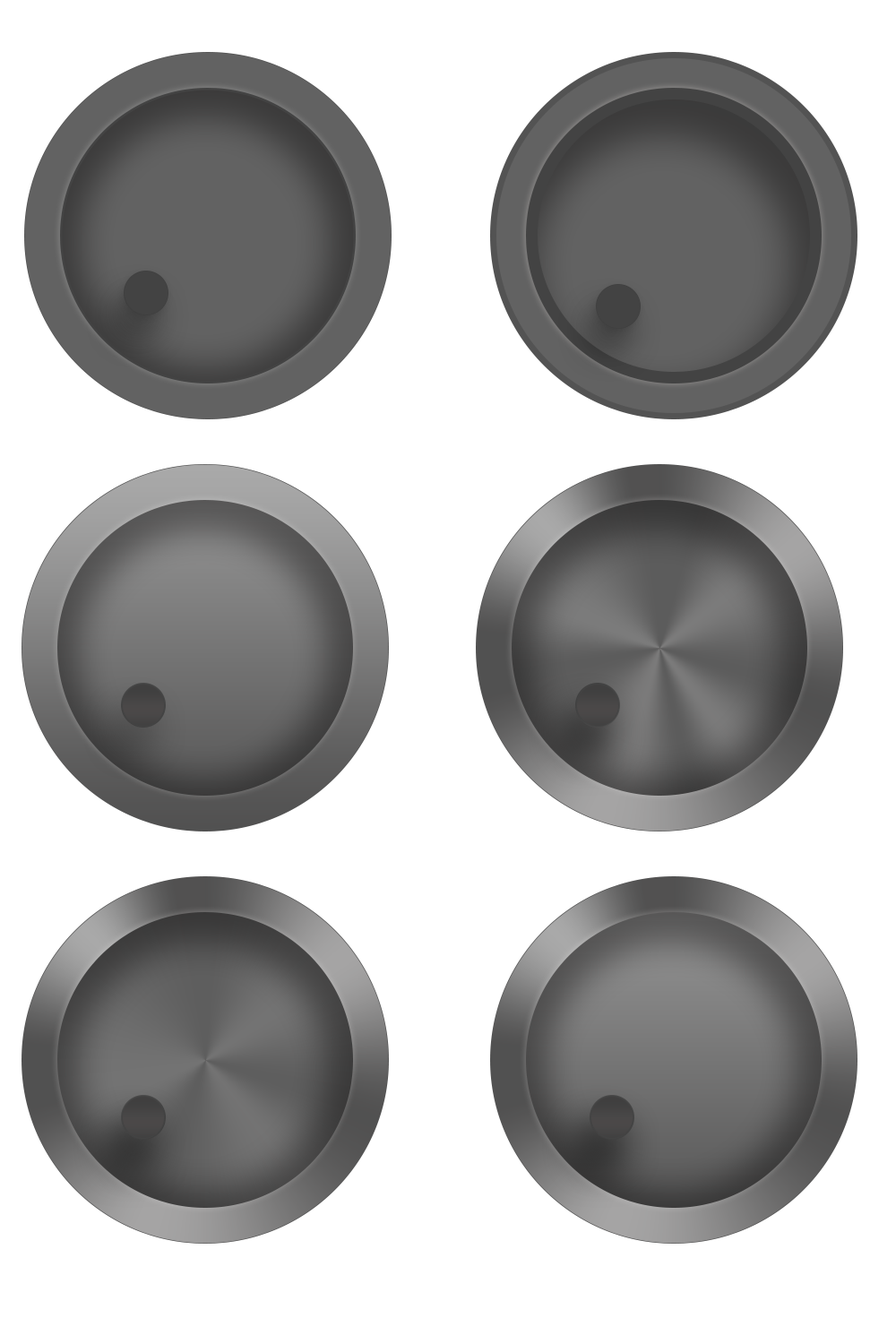
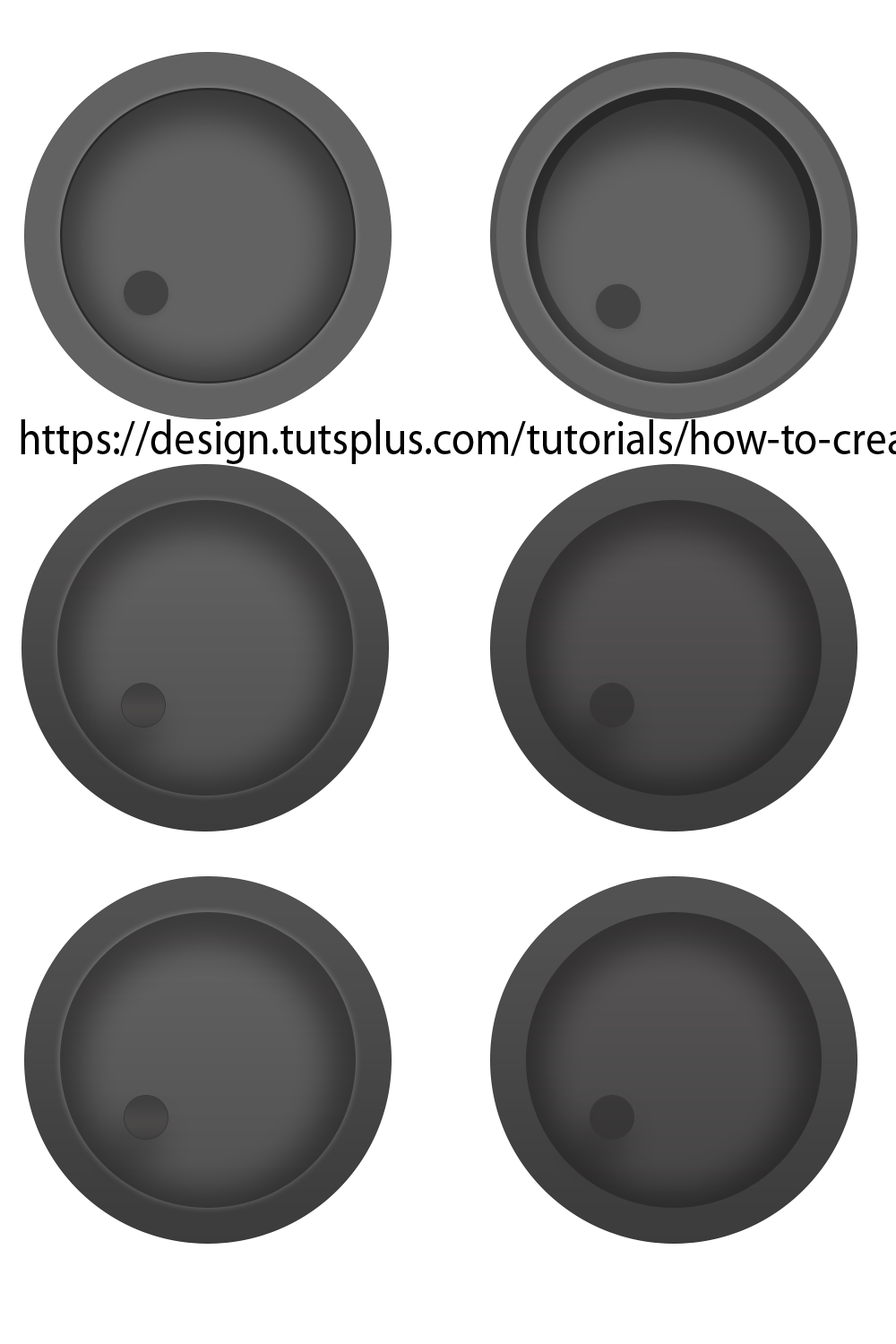
Layers edited between the first and the second w=896, h=1344 image:
painted on "Ellips 2" (3rd of 9, in "Oildrum3") over (57, 499, 353, 796)
added layer "https://design.tutsplus.com/tutorials/how-to-create-a-rusty-tex" above "Levels 1" over (20, 419, 896, 464)
added group "Oildrum3 copy 3" with 3 layers above "Oildrum3 copy" over (489, 875, 858, 1244)
added layer "Ellips 2" (4th of 9, in "Oildrum3 copy 3") in group "Oildrum3 copy 3" over (525, 911, 822, 1208)
added layer "Ellips 1" (4th of 9, in "Oildrum3 copy 3") in group "Oildrum3 copy 3" over (489, 875, 858, 1244)
added group "Oildrum3 copy" with 3 layers above "Oildrum3 copy 2" over (489, 463, 858, 832)
added layer "Ellips 2" (5th of 9, in "Oildrum3 copy") in group "Oildrum3 copy" over (525, 499, 822, 796)
added layer "Ellips 1" (5th of 9, in "Oildrum3 copy") in group "Oildrum3 copy" over (489, 463, 858, 832)
added group "Oildrum3 copy 2" with 3 layers above "Oildrum4" over (24, 875, 392, 1244)
added layer "Ellips 2" (6th of 9, in "Oildrum3 copy 2") in group "Oildrum3 copy 2" over (60, 911, 356, 1208)
added layer "Ellips 1" (6th of 9, in "Oildrum3 copy 2") in group "Oildrum3 copy 2" over (24, 875, 392, 1244)
hid group "Oildrum4" (3 layers) over (475, 463, 858, 1244)
painted on "Ellips 3.2" (6th of 8, in "Oildrum4") over (575, 682, 635, 1197)
painted on "Ellips 2" (7th of 9, in "Oildrum4") over (511, 499, 822, 1244)
painted on "Ellips 1" (7th of 9, in "Oildrum4") over (475, 463, 858, 1244)
hid group "Oildrum5" (3 layers) over (21, 875, 796, 1244)
painted on "Ellips 3.2" (7th of 8, in "Oildrum5") over (120, 1094, 573, 1161)
painted on "Ellips 2" (8th of 9, in "Oildrum5") over (57, 911, 760, 1229)
painted on "Ellips 1" (8th of 9, in "Oildrum5") over (21, 875, 796, 1244)
hid group "Oildrum6" (3 layers) over (489, 875, 858, 1244)
painted on "Ellips 2" (9th of 9, in "Oildrum6") over (525, 911, 822, 1208)
…and 3 more changes (3 added)
